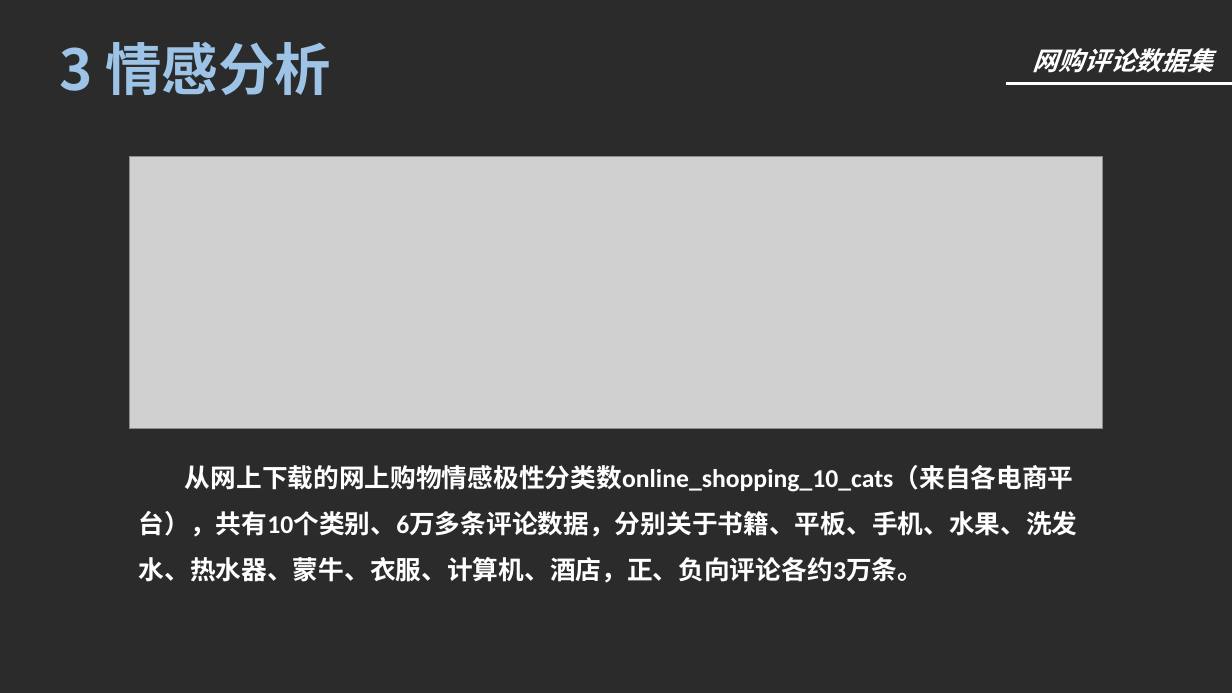
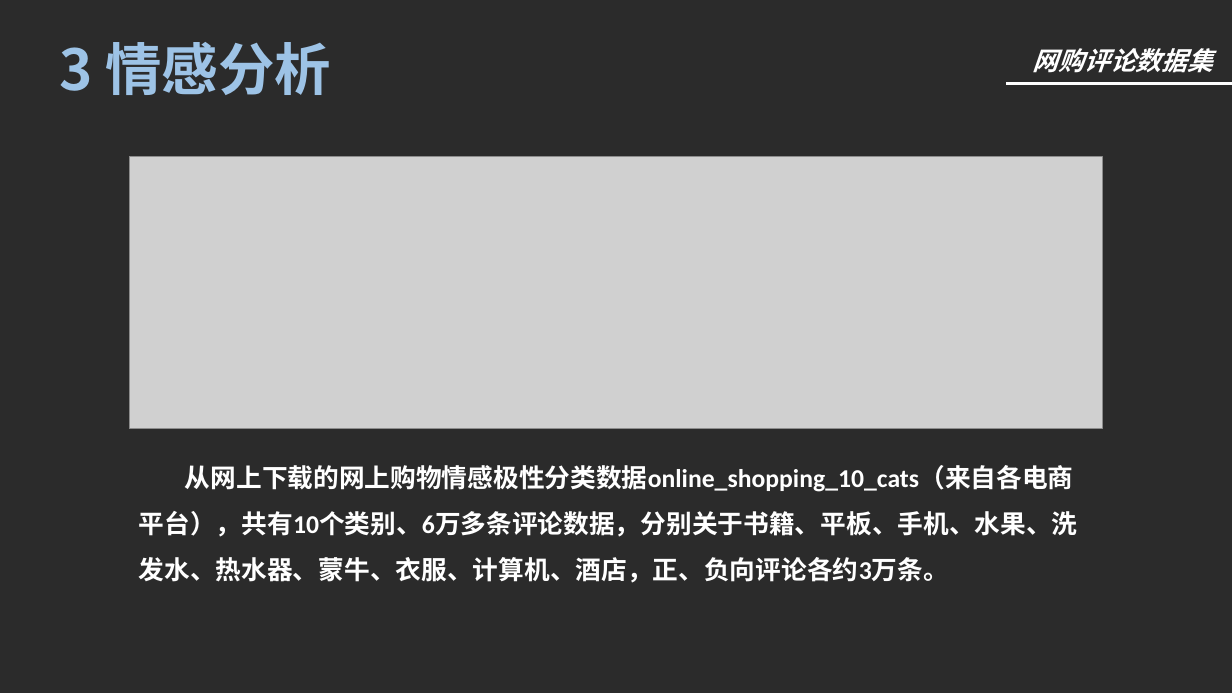
Before and after one commit to 23proj/JustChat, a slide deck: slide 13 of JustChat详细.pptx. Drawn at 1232x693 pixels with LibreOffice and Linux fonts; fonts in the diff are those of the drawing; grey boxes stand for pictures; background and template pictures are left out; a plain dark background stands for a picture behind light text. Boxes give left, top, right and bottom in pixels: in the first picture for what was removed or moved away, otherwise in the second. Text is boxed around its words. In the diff, an @@ line names an element or a change of style, - is before the commit and + after.

```diff
--- a/JustChat详细.pptx
+++ b/JustChat详细.pptx
@@ text at <box>139,465,1078,583</box>: text changed @@
-从网上下载的网上购物情感极性分类数online_shopping_10_cats（来自各电商平台），共有10个类别、6万多条评论数据，分别关于书籍、平板、手机、水果、洗发水、热水器、蒙牛、衣服、计算机、酒店，正、负向评论各约3万条。
+从网上下载的网上购物情感极性分类数据online_shopping_10_cats（来自各电商平台），共有10个类别、6万多条评论数据，分别关于书籍、平板、手机、水果、洗发水、热水器、蒙牛、衣服、计算机、酒店，正、负向评论各约3万条。
```
Also in this commit, not shown: 3 other slides changed, 1 other file.
